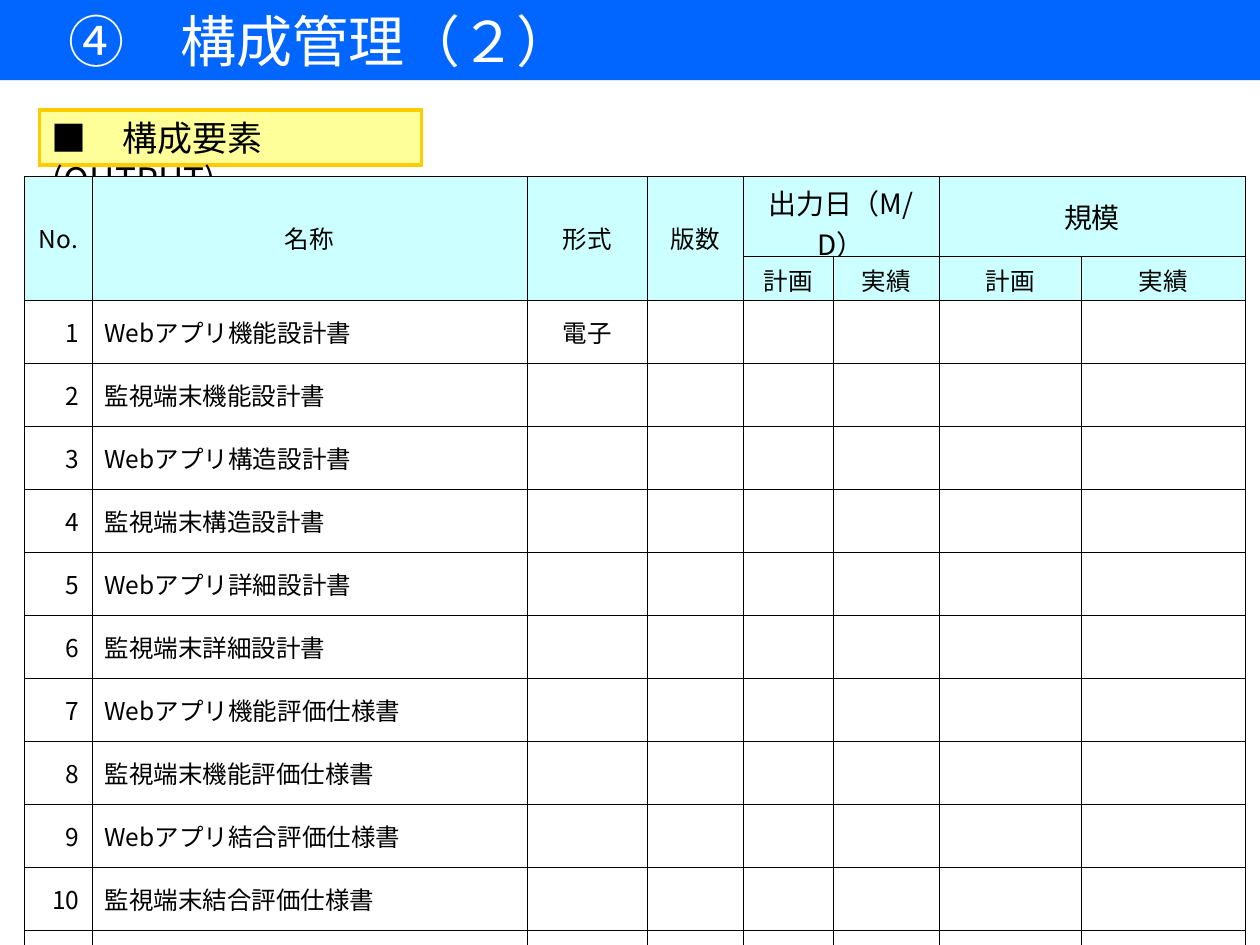
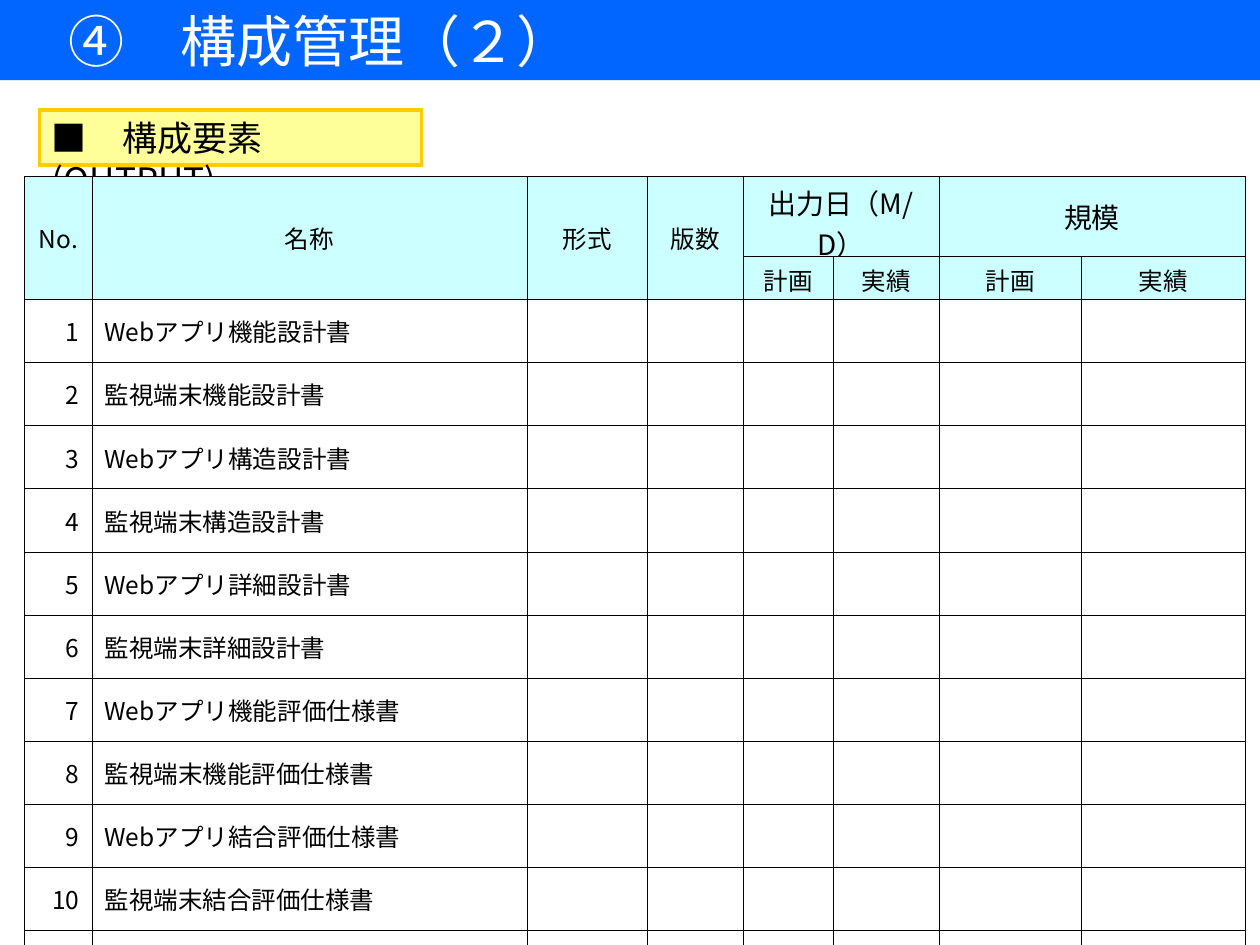
Before and after one commit to 7057547/RemoteMonitoringSystem, a slide deck: slide 11 of DOC/05作成資料/00開発計画書/【遠隔監視システム開発】開発計画書.ppt. Drawn at 1260x945 pixels with LibreOffice and Linux fonts; fonts in the diff are those of the drawing. Boxes give left, top, right and bottom in pixels: in the first picture for what was removed or moved away, otherwise in the second. Text is boxed around its words. In the diff, an @@ line names an element or a change of style, - is before the commit and + after.

```diff
--- a/DOC/05作成資料/00開発計画書/【遠隔監視システム開発】開発計画書.ppt
+++ b/DOC/05作成資料/00開発計画書/【遠隔監視システム開発】開発計画書.ppt
@@ table at [25, 176, 1246, 915] @@
-row 3, column 3: 電子
+row 3, column 3: 
```
Also in this commit, not shown: 2 other slides changed, 1 slide removed, 1 other file.
